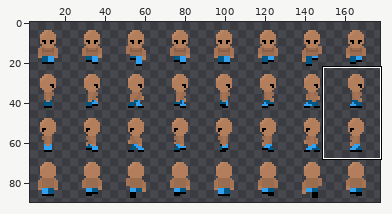
A sprite sheet gets an edit: Art/Character_Sprites/woman_walk2.png. The picture above shows the old version from afar; the outline marks the close-up.
Close-up. The starting point:
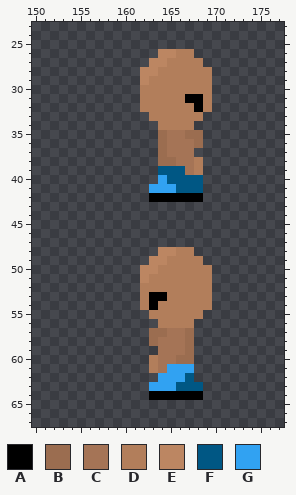
The file is 178x90 pixels. Shown: x 150..177, y 23..67. The wide view leaves out empty margins.
Palette (. is transparent): A #000000  B #9b6d50  C #a57456  D #b27e5b  E #bc8662  F #005784  G #31a2f2
Pixels before, first column x 162:
26 ..EEDD..
27 .EEDDDD.
28 EEDDDDDD
29 EDDDDDDD
30 DDDDDDDD
31 DDDDDAAD
32 DDDDDDAD
33 .DDDDDD.
34 ..DDDD..
35 ..BCCBB.
36 ..BCCCB.
37 ..BCCC..
38 ..BBCCD.
39 ..FFFCD.
40 ..GFFFF.
41 .GGGFFF.
42 .AAAAAA.
43 ........
44 ........
45 ........
46 ........
47 ........
48 ..EEDD..
49 .EEDDDD.
50 EEDDDDDD
51 EDDDDDDD
52 DDDDDDDD
53 DAADDDDD
54 DADDDDDD
55 .DDDDDD.
56 ..DDDD..
57 .BBCCB..
58 .BCCCB..
59 ..CCCB..
60 .DCCBB..
61 .DCGGG..
62 ..GGGF..
63 .GGGFFF.
64 .AAAAAA.
The same view after the edit:
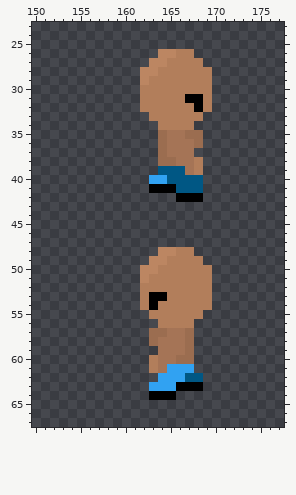
The edit:
The author changed colour F to colour A in row 63 at x 166 to 168.
The author changed colour G to colour A in row 41 at x 163 to 165.
Colour F now appears in row 62 at x 168.
Colour G now appears in row 40 at x 163.
Colour A is gone in row 42 at x 163 to 165; in row 64 at x 166 to 168.
